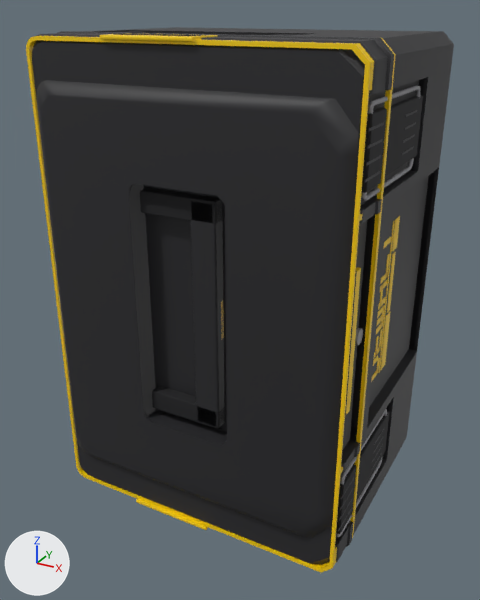
One commit to the glTF model kufry_dewalt/modely/DWST83294.glb: the scene before it, then after it.
Rendered twice from a 50 mm camera at (359.0, -675.0, 300.0) aimed at (-4.0, -17.0, -29.0). Every picture has the same lights, and +X, +Y and +Z are marked at lower left. The picture after the commit comes second. Where no turn or scale is listed for an object, it has been applied to the vertices. Vertices at exactly the same position are counted once.

The older version as bpy lines, for what is in view:
```python
me_lem_vicka = bpy.data.meshes.new('lem_vicka')
me_lem_vicka.from_pydata(...)  # 393 vertices, 766 faces; spans x -1.0..363.0, y -51.0..2.0, z -274.0..274.0
me_lem_vicka.materials.append(mat_zluta)  # yellow #f9ce00
me_madlo_pricka_002 = bpy.data.meshes.new('madlo_pricka.002')
me_madlo_pricka_002.from_pydata(...)  # 106 vertices, 208 faces; spans x 56.0..86.0, y -9.0..9.0, z -130.0..130.0
me_madlo_pricka_002.materials.append(mat_cerna)  # black #27272a
me_vicko_plast = bpy.data.meshes.new('vicko_plast')
me_vicko_plast.from_pydata(...)  # 732 vertices, 1324 faces; spans x -4.0..366.0, y -60.0..2.0, z -277.0..277.0
me_vicko_plast.materials.append(mat_cerna)  # black #27272a
me_zapadka_hlava = bpy.data.meshes.new('zapadka_hlava')
me_zapadka_hlava.from_pydata(...)  # 74 vertices, 144 faces; spans x 358.0..366.0, y -41.4..-2.0, z -221.0..-155.0
me_zapadka_hlava.materials.append(mat_cerna_mat)  # black #19191d
ob_lem_vicka = bpy.data.objects.new('lem_vicka', me_lem_vicka)
ob_lem_vicka.location = (-181.0, -94.0, 0.0)
ob_madlo_pricka_002 = bpy.data.objects.new('madlo_pricka.002', me_madlo_pricka_002)
ob_madlo_pricka_002.location = (-48.0, -133.0, 0.0)
ob_vicko_plast = bpy.data.objects.new('vicko_plast', me_vicko_plast)
ob_vicko_plast.location = (-181.0, -94.0, 0.0)
ob_zapadka_hlava = bpy.data.objects.new('zapadka_hlava', me_zapadka_hlava)
ob_zapadka_hlava.location = (-181.0, -94.0, 0.0)
# also in view: 'korpus_vana' at (0.0, 31.0, 0.0); 'madlo_stojka.005' at (-7.0, -133.0, 118.0); 'kapsa_madla' at (0.0, -139.0, 0.0); 'zapadka_hlava.001' at (181.0, -116.0, 188.0); 'zapadka_paka' at (180.0, -30.0, -188.0)
```
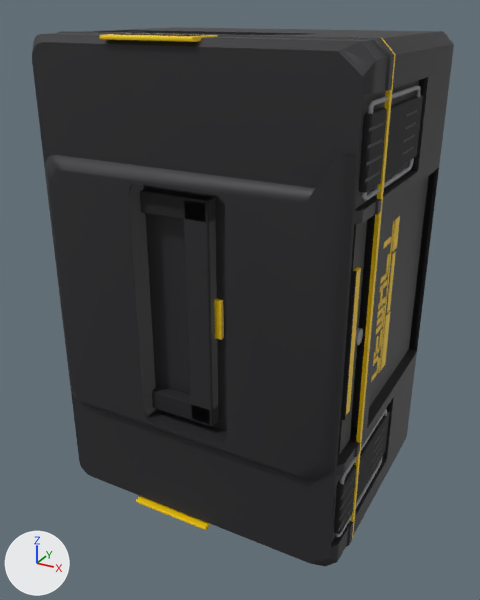
Pixel boxes [x1, y1, x2, y2] of what changed, in the pictures (480 x 600 px; the box of a moved part takes in the faces that stretch with it):
'vicko_plast', reshaped
    before: [32, 31, 394, 564]
    after: [32, 31, 394, 566]
'lem_vicka', reshaped (not visible afterwards)
    before: [26, 36, 374, 572]
'madlo_pricka.002', moved
    before: [190, 195, 225, 426]
    after: [184, 194, 219, 424]
part 1 of me_vicko_plast, moved or reshaped
    both: [32, 42, 363, 563]

What changed in the scene script:
```text
Change me_vicko_plast:
    used by ob_vicko_plast; location = (-181.0, -94.0, 0.0)
    remove me_vicko_plast.from_pydata(...)  # 732 vertices, 1324 faces; spans x -4.0..366.0, y -60.0..2.0, z -277.0..277.0
    add me_vicko_plast.from_pydata(...)  # 710 vertices, 1284 faces; spans x -4.0..366.0, y -60.0..2.0, z -277.0..277.0
    me_vicko_plast part 1
    60 vertices are removed from x 16.0..358.0, y -60.0..-50.0, z -232.0..232.0
    210 faces are deleted
    44 vertices in x 4.0..336.0, y -57.0..-50.0, z -232.0..-206.0 move by (0.0, 0.0, 76.0)
    40 vertices in x 4.0..35.0, y -60.0..-50.0, z 196.0..232.0 move by (0.0, 0.0, -76.0)
    12 vertices move from x 348.0..358.0, y -56.0..-50.0, z -205.0..206.0 to x 323.0..357.0, y -56.0..-50.0, z -155.0..156.0
    38 vertices are added at x 16.0..358.0, y -60.0..-50.0, z -156.0..156.0
    170 new faces join them
Change me_lem_vicka:
    used by ob_lem_vicka; location = (-181.0, -94.0, 0.0)
    remove me_lem_vicka.from_pydata(...)  # 393 vertices, 766 faces; spans x -1.0..363.0, y -51.0..2.0, z -274.0..274.0
    add me_lem_vicka.from_pydata(...)  # 100 vertices, 200 faces; spans x -1.0..363.0, y -7.0..2.0, z -274.0..274.0
    me_lem_vicka part 2: 293 vertices removed from x -1.0..363.0, y -51.0..2.0, z -274.0..274.0
Change me_madlo_pricka_002:
    used by ob_madlo_pricka_002; location = (-48.0, -133.0, 0.0)
    remove me_madlo_pricka_002.from_pydata(...)  # 106 vertices, 208 faces; spans x 56.0..86.0, y -9.0..9.0, z -130.0..130.0
    add me_madlo_pricka_002.from_pydata(...)  # 106 vertices, 208 faces; spans x 48.0..78.0, y -9.0..9.0, z -130.0..130.0
    me_madlo_pricka_002 part 3: the whole mesh is moved by (-8.0, 0.0, 0.0)
```
